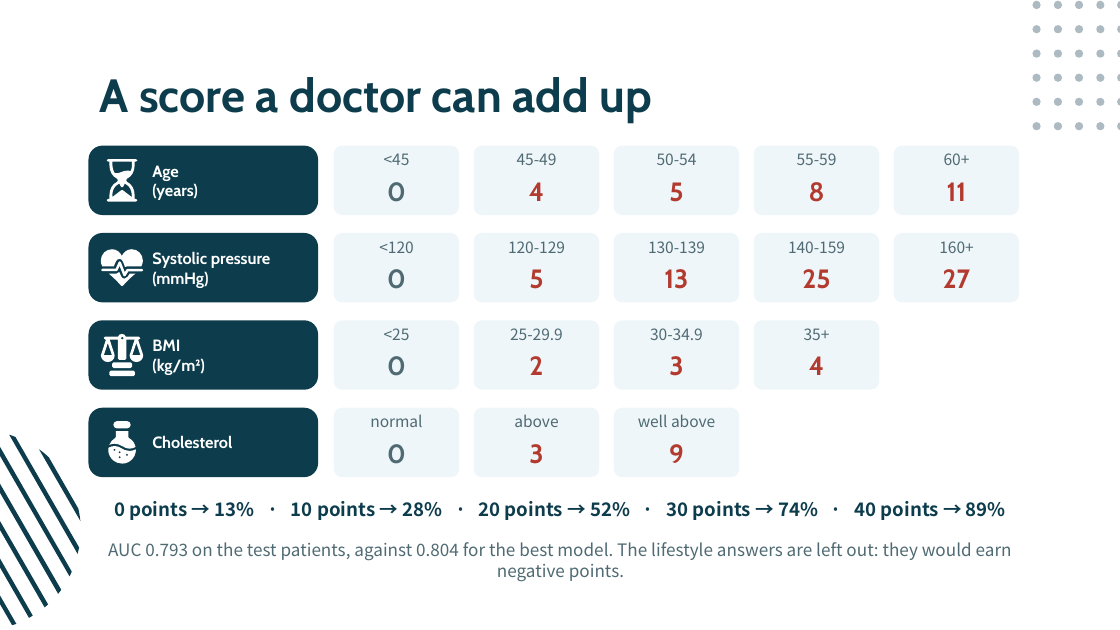
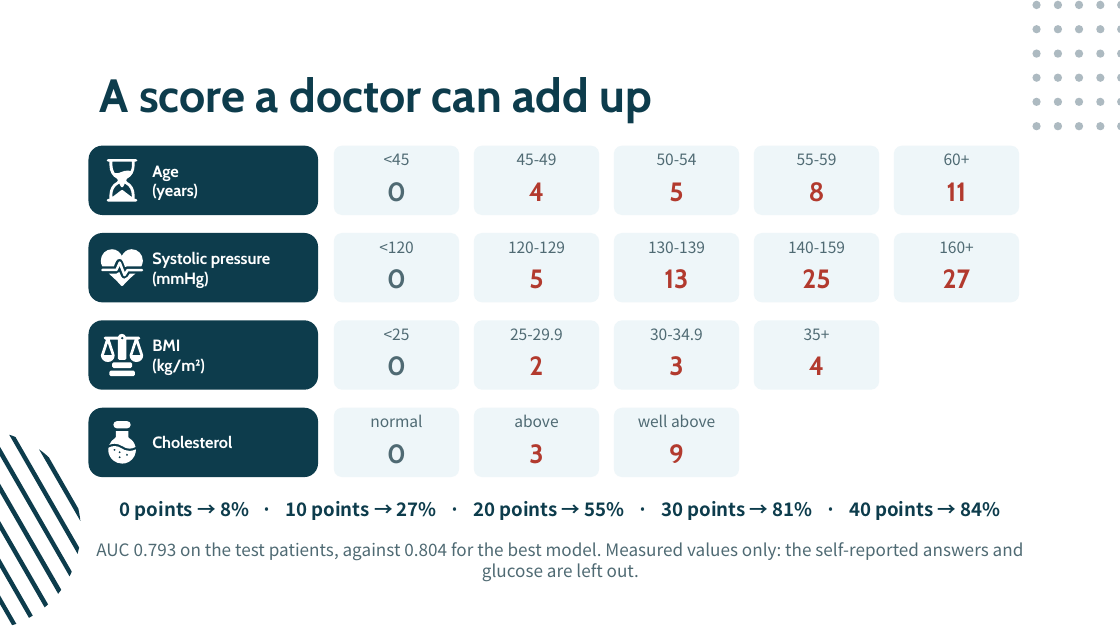
Before and after one commit to hadigghazi/cardio-risk, a slide deck: slide 10 of presentation/Cardio-Risk.pptx. Drawn at 1120x630 pixels with LibreOffice and Linux fonts; fonts in the diff are those of the drawing. Boxes give left, top, right and bottom in pixels: in the first picture for what was removed or moved away, otherwise in the second. Text is boxed around its words. In the diff, an @@ line names an element or a change of style, - is before the commit and + after.

```diff
--- a/presentation/Cardio-Risk.pptx
+++ b/presentation/Cardio-Risk.pptx
@@ text at [120,501,1001,520]: text changed @@
-0 points → 13% · 10 points → 28% · 20 points → 52% · 30 points → 74% · 40 points → 89%
+0 points → 8% · 10 points → 27% · 20 points → 55% · 30 points → 81% · 40 points → 84%
@@ text at [96,542,1024,582]: text changed @@
-AUC 0.793 on the test patients, against 0.804 for the best model. The lifestyle answers are left out: they would earn negative points.
+AUC 0.793 on the test patients, against 0.804 for the best model. Measured values only: the self-reported answers and glucose are left out.
```
Also in this commit, not shown: 12 other slides changed, 12 other files.
